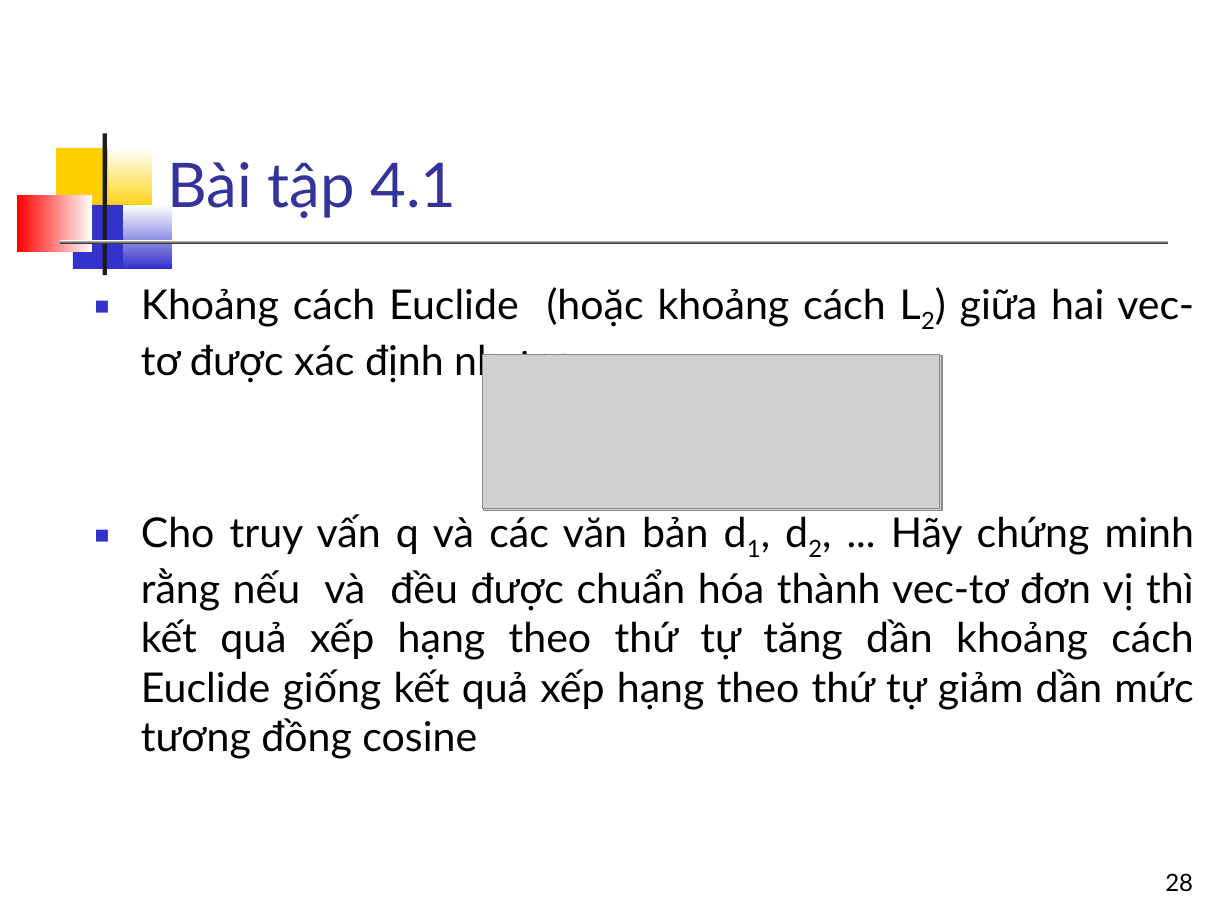
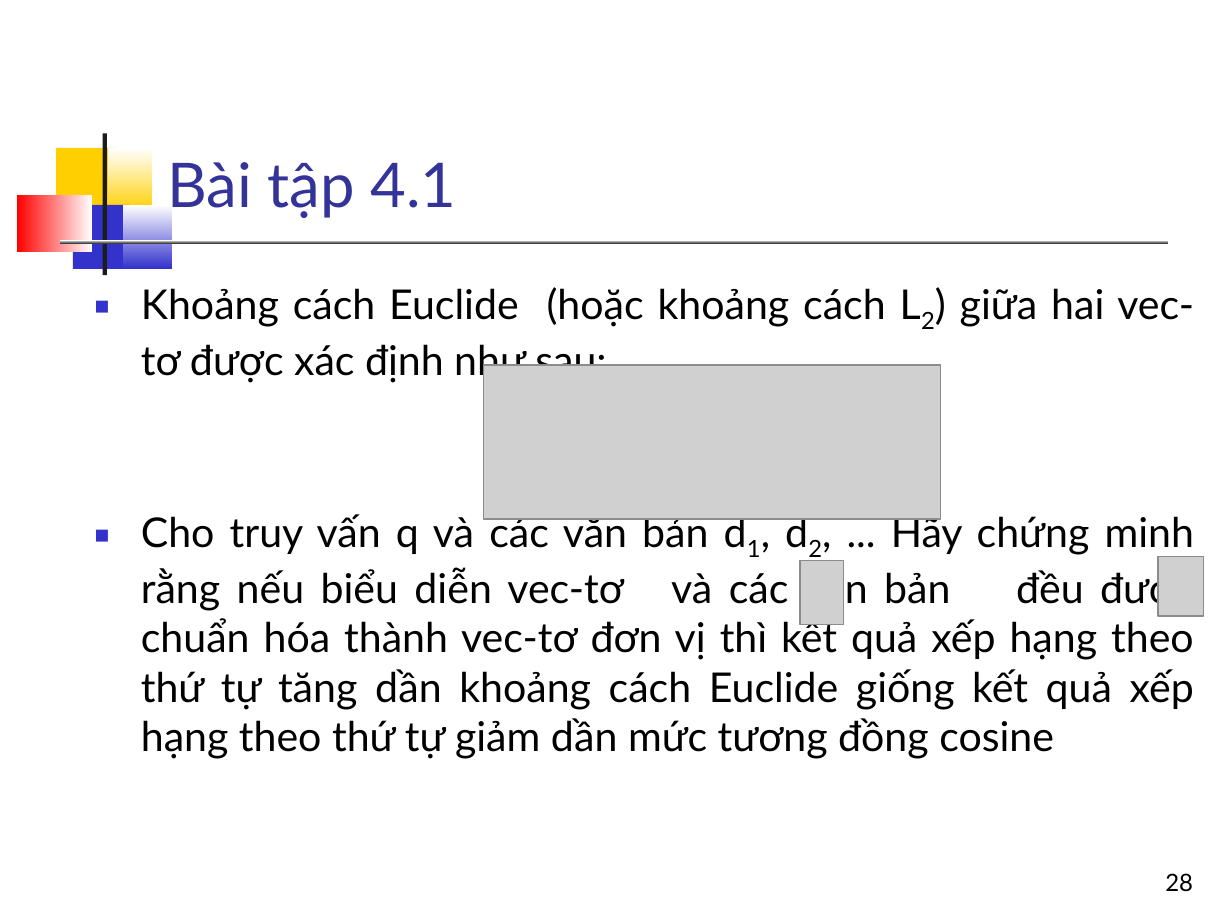
Before and after one commit to bangoc/IT4853, a slide deck: slide 28 of Bai 4 Mô hình không gian vec-tơ.odp. Drawn at 1232x924 pixels with LibreOffice and Linux fonts; fonts in the diff are those of the drawing; grey boxes stand for pictures. Boxes give left, top, right and bottom in pixels: in the first picture for what was removed or moved away, otherwise in the second. Text is boxed around its words. In the diff, an @@ line names an element or a change of style, - is before the commit and + after.

```diff
--- a/Bai 4 Mô hình không gian vec-tơ.odp
+++ b/Bai 4 Mô hình không gian vec-tơ.odp
@@ picture: place and size @@
-picture at box(484, 355, 942, 510)
+picture at box(484, 365, 941, 519)
@@ text at box(141, 511, 1194, 759): text changed @@
-■ Cho truy vấn q và các văn bản d1, d2, ... Hãy chứng minh rằng nếu và đều được chuẩn hóa thành vec-tơ đơn vị thì kết quả xếp hạng theo thứ tự tăng dần khoảng cách Euclide giống kết quả xếp hạng theo thứ tự giảm dần mức tương đồng cosine
+■ Cho truy vấn q và các văn bản d1, d2, ... Hãy chứng minh rằng nếu biểu diễn vec-tơ và các văn bản đều được chuẩn hóa thành vec-tơ đơn vị thì kết quả xếp hạng theo thứ tự tăng dần khoảng cách Euclide giống kết quả xếp hạng theo thứ tự giảm dần mức tương đồng cosine
@@ picture: place and size @@
-picture at box(483, 355, 940, 509)
+picture at box(800, 561, 843, 625)
@@ picture added at box(1158, 557, 1204, 616) @@
```
Also in this commit, not shown: 13 other slides changed, 2 other files.
